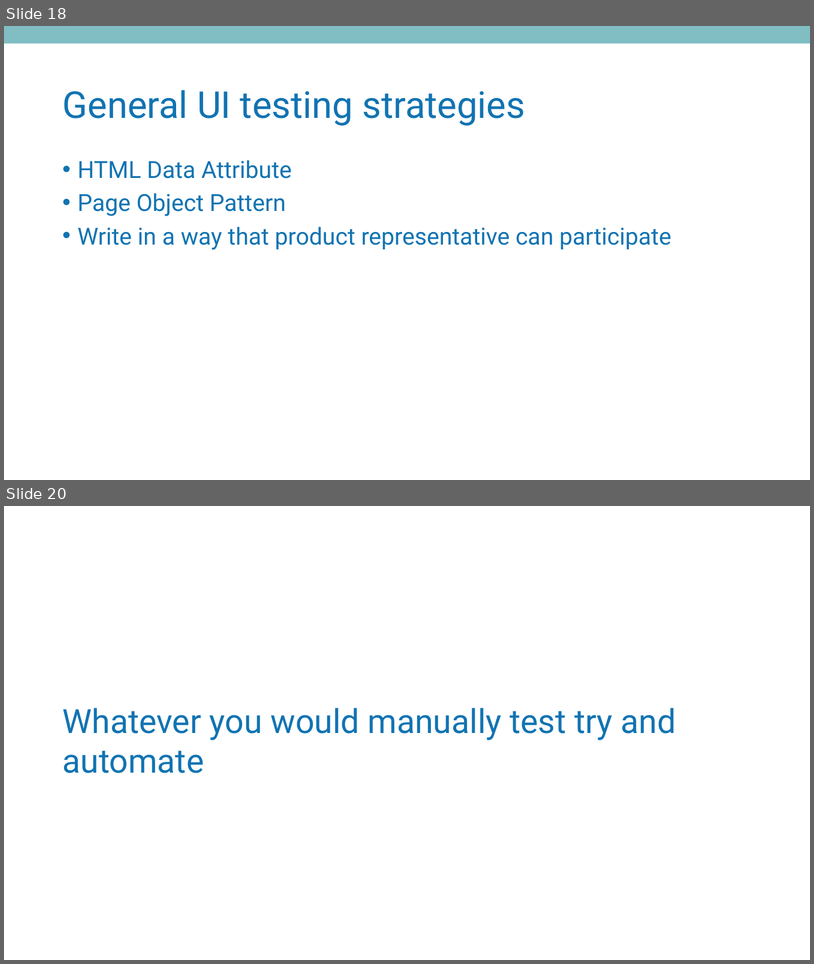
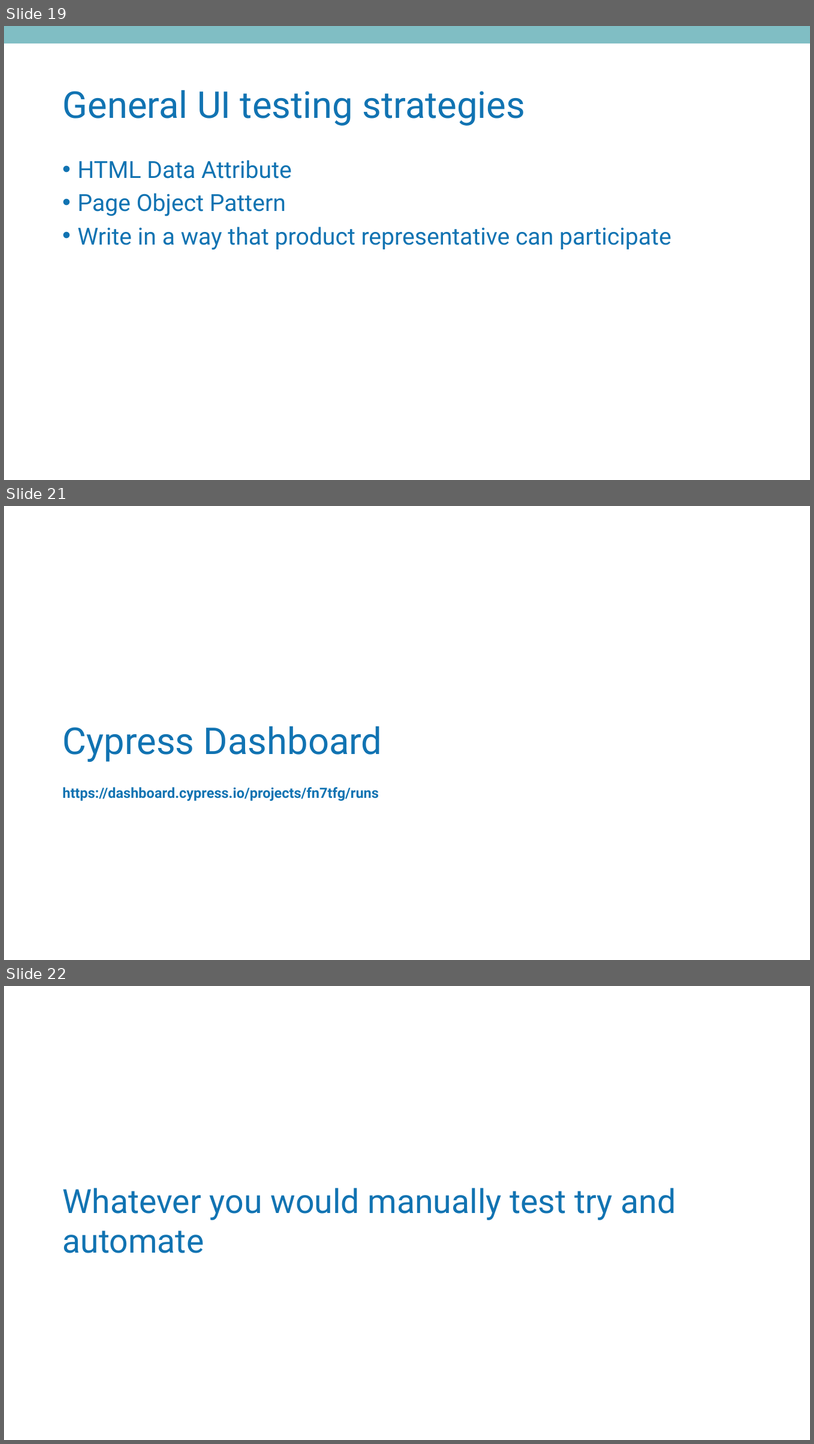
Before and after one commit to MatthewYKnowles/expert-beginners-july-2020, a slide deck: And Now Seleniums Watch is Ended.pptx. Shown one above the other, each under a label of ours: slides 18 and 20 before the commit, slides 19, 21 and 22 after it; the slides between them are not shown. The pictures are 814x964 and 814x1444 pixels, drawn with LibreOffice and Linux fonts; fonts in the diff are those of the drawing; background and template pictures are left out. Boxes give left, top, right and bottom in pixels: in the first picture for what was removed or moved away, otherwise in the second. Text is boxed around its words. In the diff, an @@ line names an element or a change of style, - is before the commit and + after.

```diff
--- a/And Now Seleniums Watch is Ended.pptx
+++ b/And Now Seleniums Watch is Ended.pptx
@@ slide 21 added at bbox=[4, 506, 810, 960], background picture (left out) @@
@@ title added at bbox=[62, 726, 383, 762], 44 pt, text #1173B2 @@
+Cypress Dashboard
@@ text added at bbox=[63, 787, 379, 801], 16.8 pt, text #1173B2, bold @@
+https://dashboard.cypress.io/projects/fn7tfg/runs
@@ what was slide 18 is now slide 19 @@
@@ what was slide 20 is now slide 22 @@
```
Also in this commit, not shown: 2 slides changed, 1 other slide added, 4 other files.
